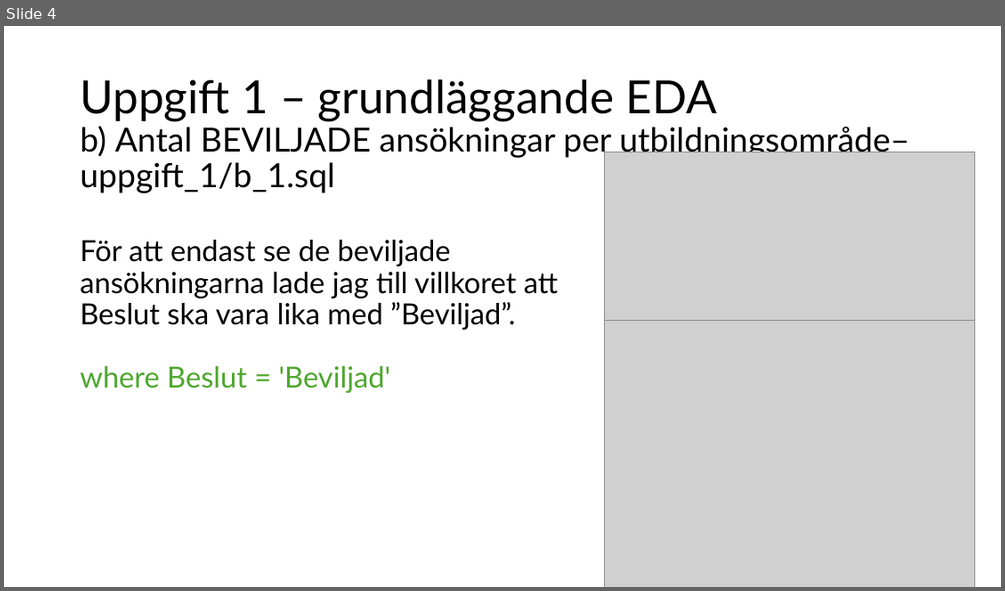
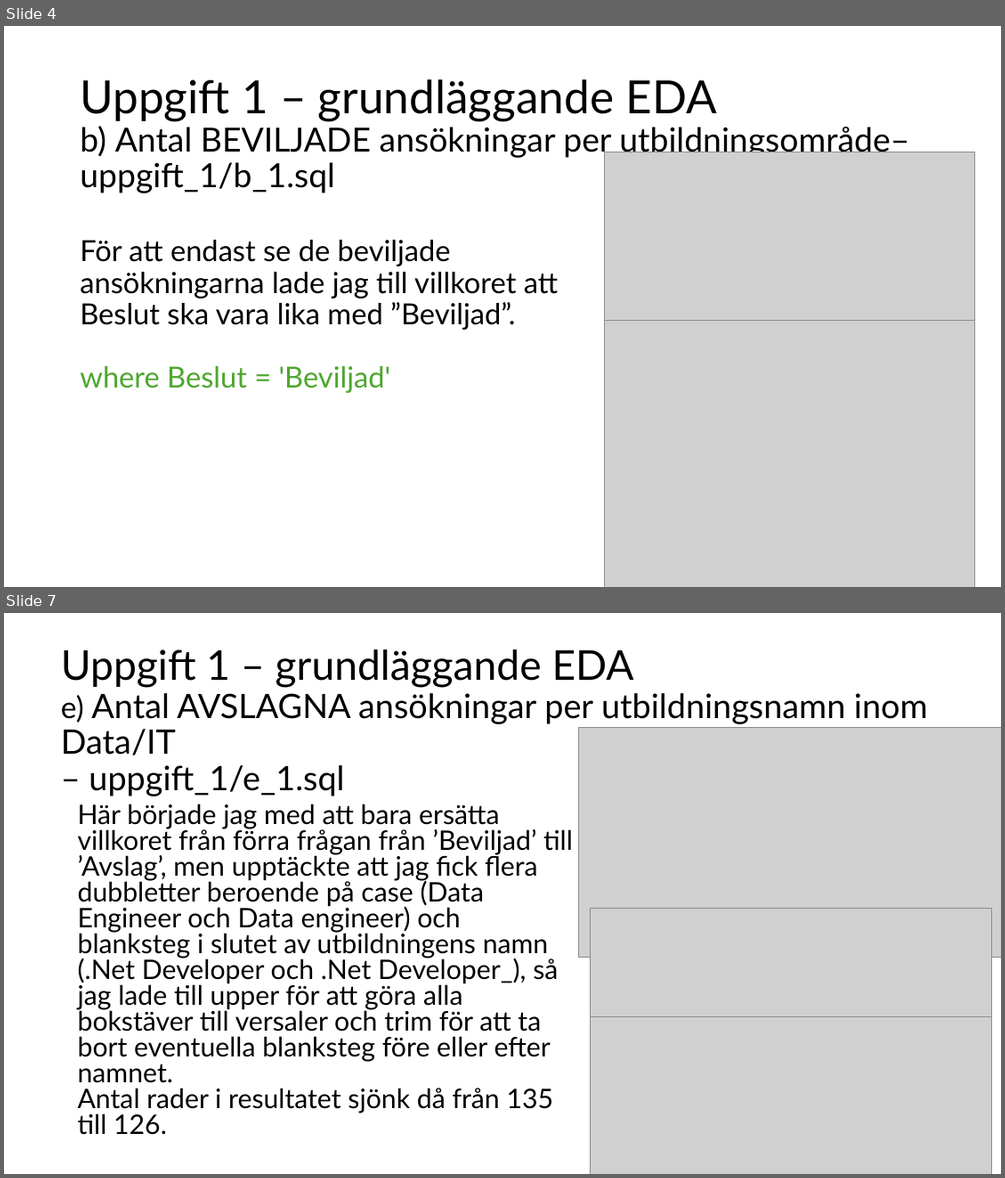
Before and after one commit to dosselicious/the_skool_jens_dossel, a slide deck: The Skool - Jens Dossel.pptx. Shown one above the other, each under a label of ours: slide 4 before the commit, slides 4 and 7 after it; the slides between them are not shown. The pictures are 1005x591 and 1005x1178 pixels, drawn with LibreOffice and Linux fonts; fonts in the diff are those of the drawing; grey boxes stand for pictures. Boxes give left, top, right and bottom in pixels: in the first picture for what was removed or moved away, otherwise in the second. Text is boxed around its words. In the diff, an @@ line names an element or a change of style, - is before the commit and + after.

```diff
--- a/The Skool - Jens Dossel.pptx
+++ b/The Skool - Jens Dossel.pptx
@@ slide 7 added at box(4, 613, 1001, 1174), background #FFFFFF @@
@@ title added at box(61, 649, 928, 796), 32.4 pt, text #000000 @@
+Uppgift 1 – grundläggande EDA
+e) Antal AVSLAGNA ansökningar per utbildningsnamn inom Data/IT
+– uppgift_1/e_1.sql
@@ picture added at box(578, 728, 1001, 957) @@
@@ text added at box(78, 803, 573, 1135), 25.9 pt, text #000000 @@
+Här började jag med att bara ersätta villkoret från förra frågan från ’Beviljad’ till ’Avslag’, men upptäckte att jag fick flera dubbletter beroende på case (Data Engineer och Data engineer) och blanksteg i slutet av utbildningens namn (.Net Developer och .Net Developer_), så jag lade till upper för att göra alla bokstäver till versaler och trim för att ta bort eventuella blanksteg före eller efter namnet.
+Antal rader i resultatet sjönk då från 135 till 126.
@@ picture added at box(591, 908, 992, 1065) @@
@@ picture added at box(591, 1017, 992, 1174) @@
```
Also in this commit, not shown: 4 other slides added.
